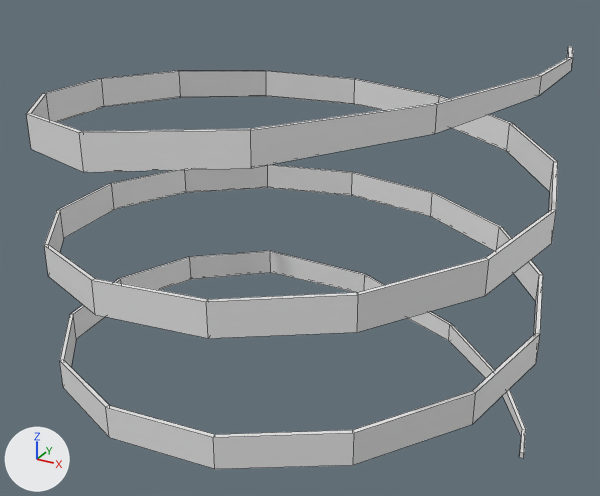
One commit to the FBX model Game/Assets/Models/CircularAttack/SpiralMesh2.fbx: the scene before it, then after it.
Rendered twice from a camera (50 mm lens) standing at (1.54, -2.8, 2.15) and looking at (0.03, -0.05, 0.77). Arrows for +X, +Y and +Z are at lower left; the lights stay in place. Mesh edges are drawn as thin lines.

The scene before the commit, as lines of its bpy script (objects in view):
```python
me_cuspiral_001 = bpy.data.meshes.new('CUSpiral.001')
me_cuspiral_001.from_pydata(...)  # 176 vertices, 174 faces; spans x -1.02..1.02, y -0.99..0.99, z 0.05..1.59
ob_spiral_001 = bpy.data.objects.new('Spiral.001', me_cuspiral_001)
ob_spiral_001.location = (0.0, 0.0, 0.0)
```
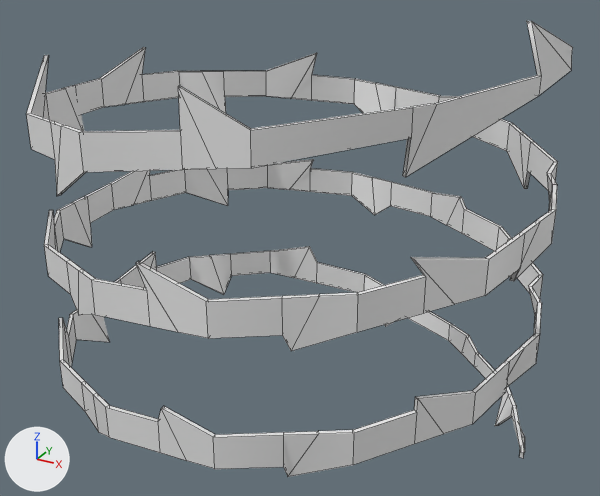
Commit message: Improved Circular Attack mesh

Where the change shows, as pixel boxes (x1, y1, x2, y2) in the pictures (600 x 496 px):
'Spiral.001', reshaped (8% taller)
    before: (26, 47, 573, 469)
    after: (26, 21, 573, 477)
part 1 of me_cuspiral_001, built on
    before: (251, 47, 573, 452)
    after: (26, 21, 573, 477)
part 2 of me_cuspiral_001, added
    after: (364, 274, 452, 341)

What the commit changed:
me_cuspiral_001 is used by ob_spiral_001; location (0.0, 0.0, 0.0).
me_cuspiral_001 had 176 vertices, 174 faces and spanned x -1.02..1.02, y -0.99..0.99, z 0.05..1.59.
me_cuspiral_001 now has 484 vertices, 482 faces and spans x -1.02..1.04, y -1.0..0.99, z 0.0..1.75.
me_cuspiral_001 part 1: 6 vertices moved from x 0.7..0.98, y -0.45..0.28, z 0.09..1.58 to x 0.63..1.04, y -0.48..-0.11, z 0.18..1.75; 300 vertices added at x -0.99..0.99, y -1.0..0.99, z 0.0..1.61.
me_cuspiral_001 part 2: 8 vertices added at x 0.05..0.19, y 0.72..0.83, z 0.06..0.23.
